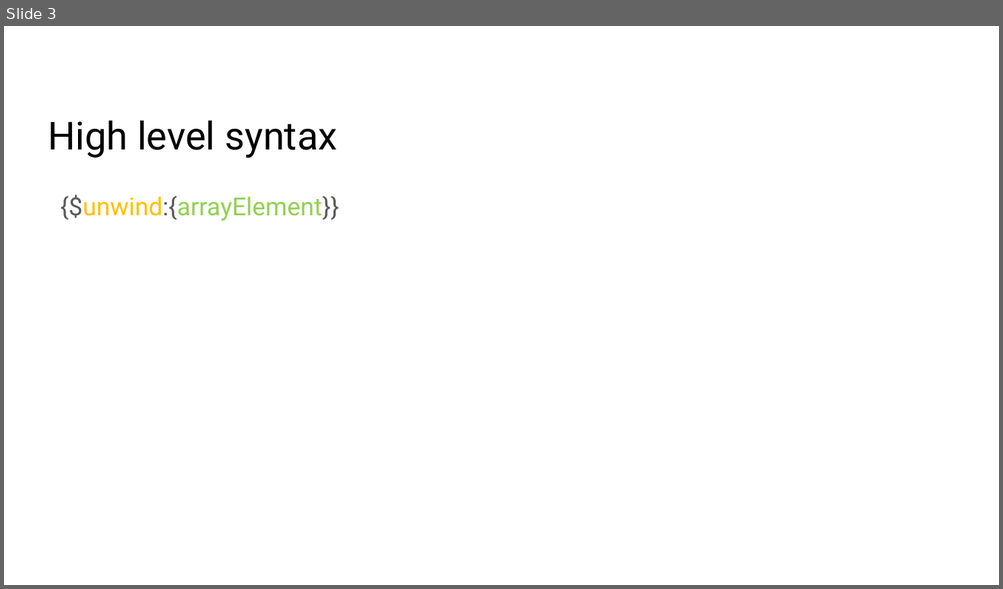
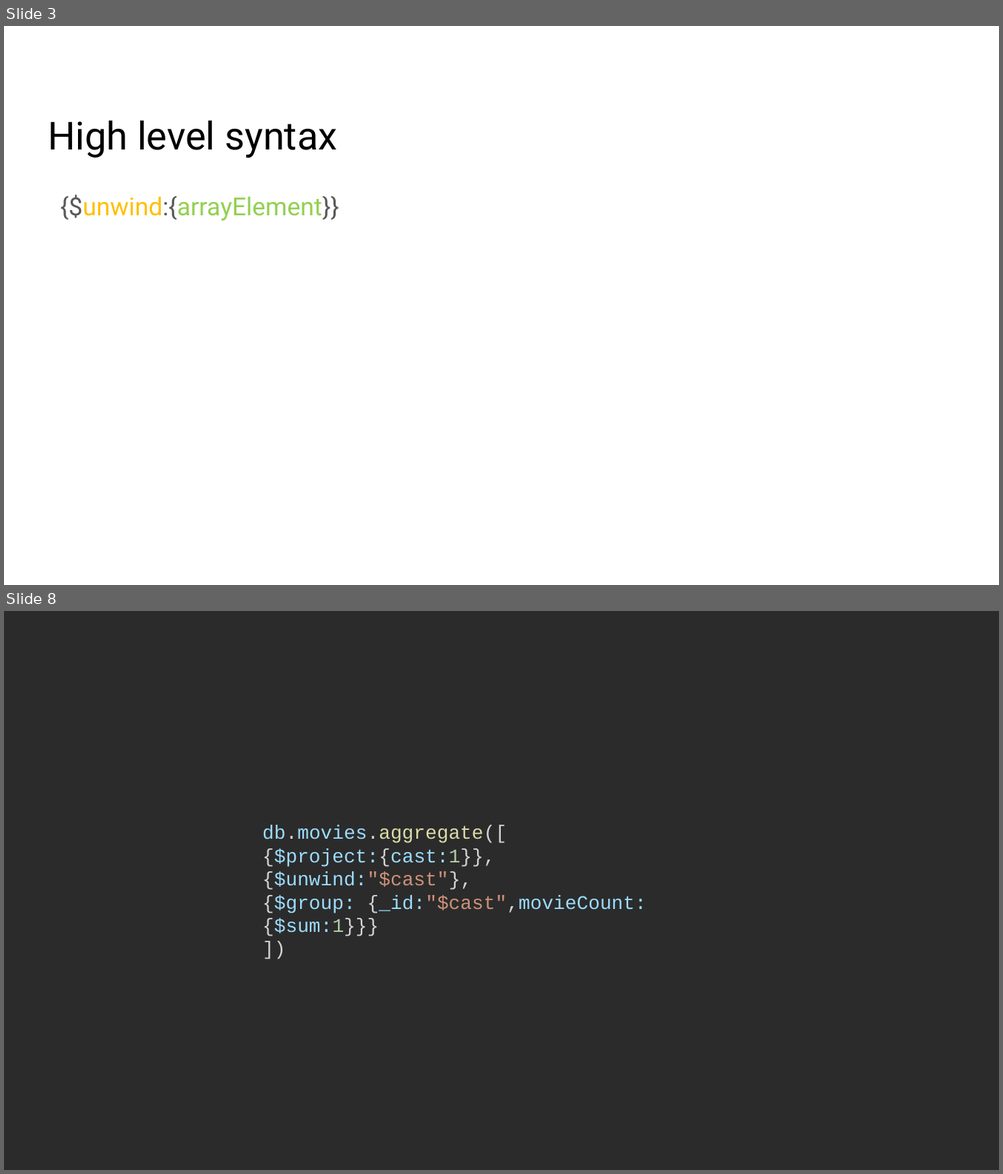
Before and after one commit to gharriso/AI-MongoDB-for-Data-analysis-and-Machine-Learning, a slide deck: 03e Aggregation unwind.pptx. Shown one above the other, each under a label of ours: slide 3 before the commit, slides 3 and 8 after it; the slides between them are not shown. The pictures are 1003x589 and 1003x1174 pixels, drawn with LibreOffice and Linux fonts; fonts in the diff are those of the drawing; background and template pictures are left out; a plain dark background stands for a picture behind light text. Boxes give left, top, right and bottom in pixels: in the first picture for what was removed or moved away, otherwise in the second. Text is boxed around its words. In the diff, an @@ line names an element or a change of style, - is before the commit and + after.

```diff
--- a/03e Aggregation unwind.pptx
+++ b/03e Aggregation unwind.pptx
@@ slide 8 added at box(4, 611, 999, 1170), background picture (left out) @@
@@ text added at box(262, 826, 646, 937), 14 pt, text #9CDCFE @@
+db.movies.aggregate([
+{$project:{cast:1}},
+{$unwind:"$cast"},
+{$group: {_id:"$cast",movieCount:{$sum:1}}}
+])
```
Also in this commit, not shown: 1 slide changed, 1 slide removed, 10 other files.
